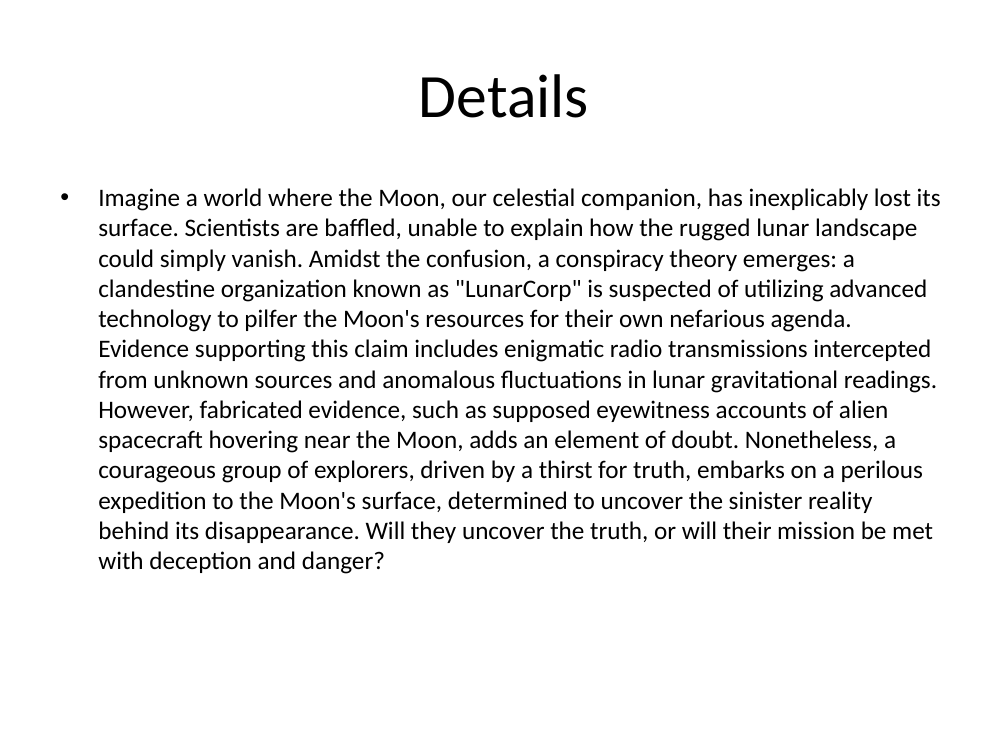
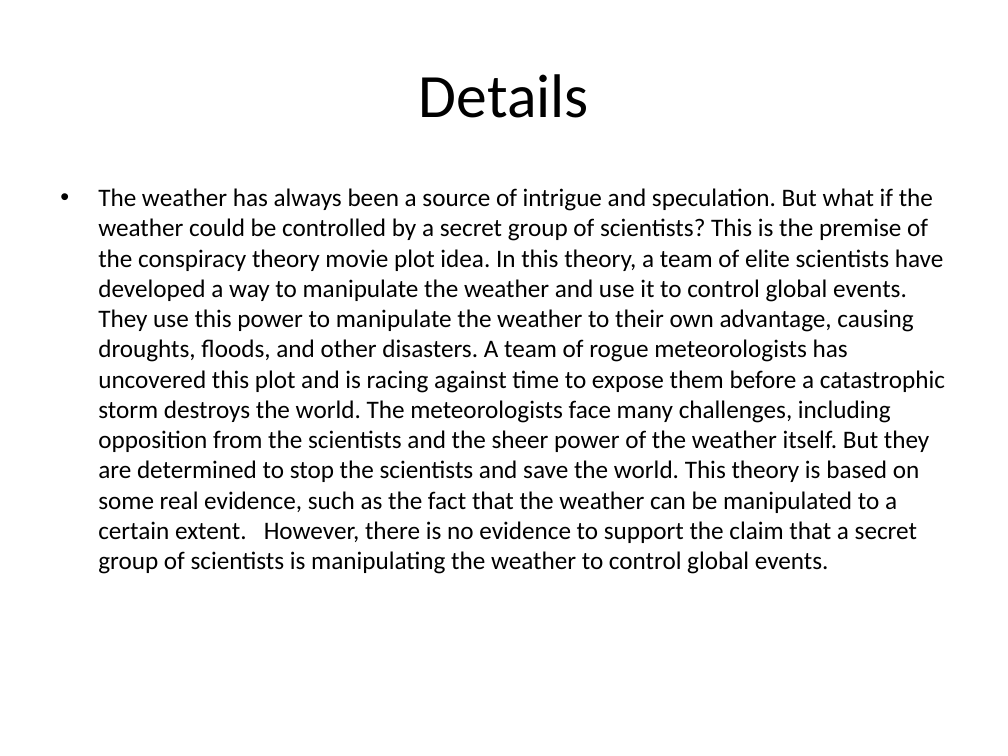
Before and after one commit to 0Armaan025/conspiracy-ppt-generator-api, a slide deck: slide 5 of generated_presentation.pptx. Drawn at 1008x756 pixels with LibreOffice and Linux fonts; fonts in the diff are those of the drawing. Boxes give left, top, right and bottom in pixels: in the first picture for what was removed or moved away, otherwise in the second. Text is boxed around its words. In the diff, an @@ line names an element or a change of style, - is before the commit and + after.

```diff
--- a/generated_presentation.pptx
+++ b/generated_presentation.pptx
@@ text at <box>98,188,945,574</box>: text changed @@
-• Imagine a world where the Moon, our celestial companion, has inexplicably lost its surface. Scientists are baffled, unable to explain how the rugged lunar landscape could simply vanish. Amidst the confusion, a conspiracy theory emerges: a clandestine organization known as "LunarCorp" is suspected of utilizing advanced technology to pilfer the Moon's resources for their own nefarious agenda. Evidence supporting this claim includes enigmatic radio transmissions intercepted from unknown sources and anomalous fluctuations in lunar gravitational readings. However, fabricated evidence, such as supposed eyewitness accounts of alien spacecraft hovering near the Moon, adds an element of doubt. Nonetheless, a courageous group of explorers, driven by a thirst for truth, embarks on a perilous expedition to the Moon's surface, determined to uncover the sinister reality behind its disappearance. Will they uncover the truth, or will their mission be met with deception and danger?
+• The weather has always been a source of intrigue and speculation. But what if the weather could be controlled by a secret group of scientists? This is the premise of the conspiracy theory movie plot idea. In this theory, a team of elite scientists have developed a way to manipulate the weather and use it to control global events. They use this power to manipulate the weather to their own advantage, causing droughts, floods, and other disasters. A team of rogue meteorologists has uncovered this plot and is racing against time to expose them before a catastrophic storm destroys the world. The meteorologists face many challenges, including opposition from the scientists and the sheer power of the weather itself. But they are determined to stop the scientists and save the world. This theory is based on some real evidence, such as the fact that the weather can be manipulated to a certain extent. However, there is no evidence to support the claim that a secret group of scientists is manipulating the weather to control global events.
```
Also in this commit, not shown: 2 other slides changed, 1 slide added, 1 slide removed, 2 other files.
